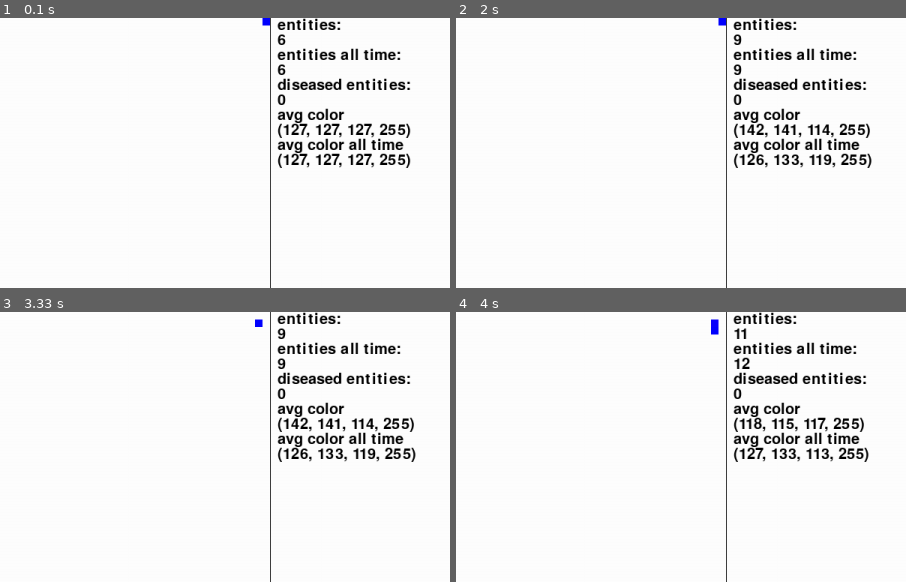
Above: before the commit, frames 1-4 (two rows, left to right).
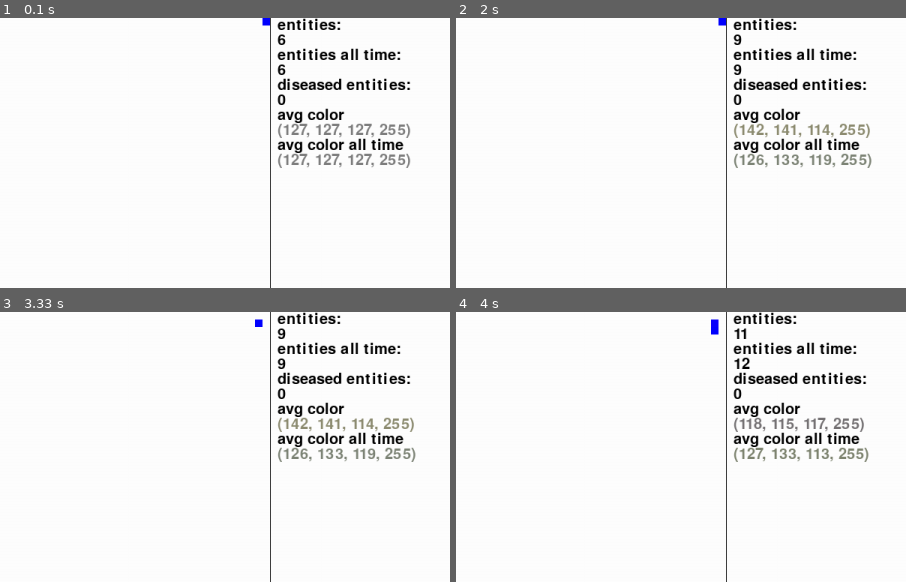
Above: after the commit, the same moments.

Repository: sbwhitt/pygame-life-simulation
Game: pygame game, started from main.py
The game is run twice, just before and just after one commit, with the same random seed, the same clock (stepped at 60 frames per second) and the same inputs.
Inputs:
- Up to frame 1 (0.1 s): no input
- Up to frame 2 (2 s): no input
- Up to frame 3 (3.33 s): no input
- Up to frame 4 (4 s): no input
The pictures show only the part of the screen within x 50-100%, y 0-50%; the shares and areas given below are measured in that part.

The runs differ from the first frame. In frame 1, 1.2% of the frame differs, in the area x 61-92%, y 38-56%; in frame 2, 1.2%, in the area x 61-93%, y 38-56%; in frame 3, 1.2%; in frame 4, 1.2%.

Commit message:
add color to avg color text

Diff:
--- a/app.py
+++ b/app.py
@@ -131,9 +131,10 @@
         dis_ent_title = pygame.font.Font.render(self.font, "diseased entities: ", True, colors.BLACK)
         dis_ent_txt = pygame.font.Font.render(self.font, str(self._get_diseased_entities(self.entities)), True, colors.BLACK)
         avg_color_title = pygame.font.Font.render(self.font, "avg color", True, colors.BLACK)
-        avg_color_txt = pygame.font.Font.render(self.font, str(self._find_avg_color(self.entities)), True, colors.BLACK)
+        avg_color = self._find_avg_color(self.entities)
+        avg_color_txt = pygame.font.Font.render(self.font, str(avg_color), True, avg_color)
         total_color_title = pygame.font.Font.render(self.font, "avg color all time", True, colors.BLACK)
-        total_color_txt = pygame.font.Font.render(self.font, str(self.avg_color), True, colors.BLACK)
+        total_color_txt = pygame.font.Font.render(self.font, str(self.avg_color), True, self.avg_color)
         self.screen.blit(ent_title, (self.width+10, 0))
         self.screen.blit(ent_txt, (self.width+10, settings.FONT_SIZE))
         self.screen.blit(total_ent_title, (self.width+10, settings.FONT_SIZE*2))
